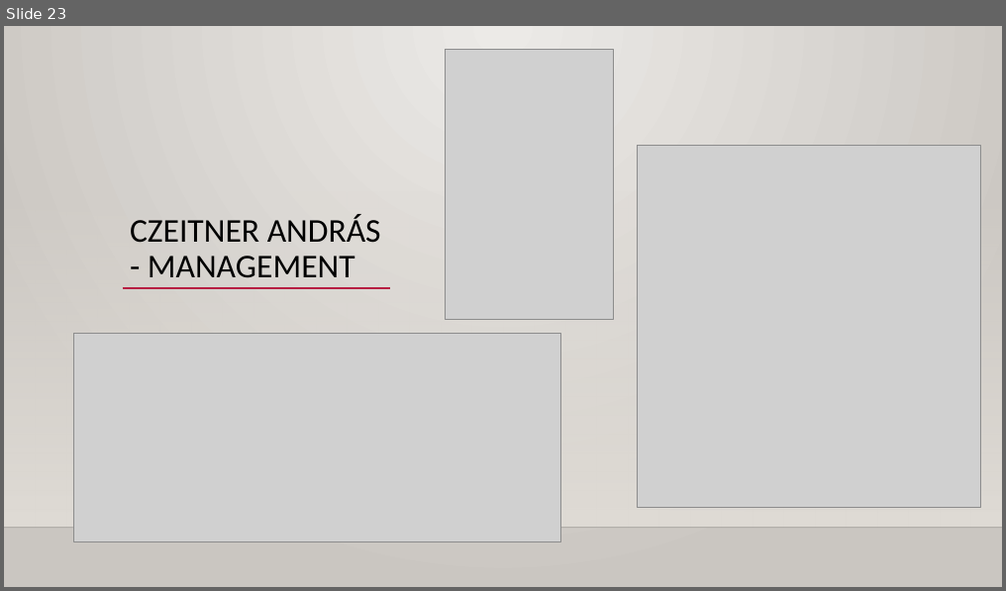
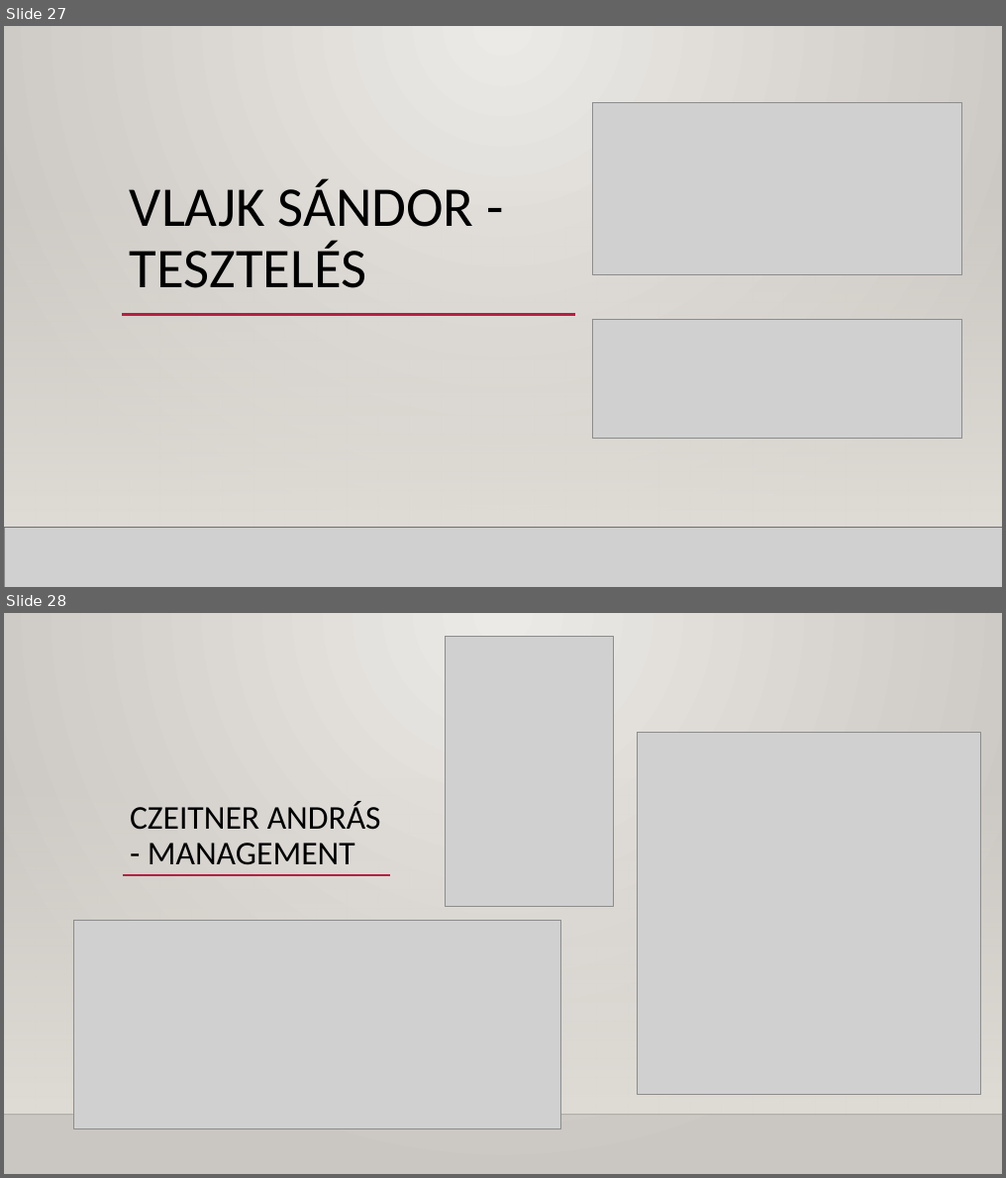
Before and after one commit to Dlevy004/kanban-webapp, a slide deck: Kanban webapp - Buborék együttes.pptx. Shown one above the other, each under a label of ours: slide 23 before the commit, slides 27 and 28 after it. The pictures are 1006x591 and 1006x1178 pixels, drawn with LibreOffice and Linux fonts; fonts in the diff are those of the drawing; grey boxes stand for pictures; background and template pictures are left out. Boxes give left, top, right and bottom in pixels: in the first picture for what was removed or moved away, otherwise in the second. Text is boxed around its words. In the diff, an @@ line names an element or a change of style, - is before the commit and + after.

```diff
--- a/Kanban webapp - Buborék együttes.pptx
+++ b/Kanban webapp - Buborék együttes.pptx
@@ slide 27 added at (x1=4, y1=26, x2=1002, y2=587), background gradient #ECEAE7 to #CAC7C1; not listed: 2 template elements that a slide beside it also shows @@
@@ rectangle added at (x1=4, y1=26, x2=1002, y2=587), fill gradient #ECEAE7 to #CAC7C1 @@
@@ picture added at (x1=593, y1=102, x2=962, y2=275) @@
@@ rectangle added at (x1=4, y1=191, x2=1002, y2=528), fill gradient #DFDBD5 @@
@@ rectangle added at (x1=4, y1=191, x2=1002, y2=528), fill gradient #DFDBD5 @@
@@ line added from (123, 177) to (910, 177), #B71E42 2.5 pt @@
@@ title added at (x1=130, y1=179, x2=474, y2=288), 54 pt, text #000000 @@
+VLAJK SÁNDOR - TESZTELÉS
@@ line added from (122, 315) to (575, 315), #B71E42 2.5 pt @@
@@ line added from (202, 315) to (909, 315), #B71E42 2.5 pt @@
@@ picture added at (x1=593, y1=320, x2=962, y2=439) @@
@@ line added from (4, 528) to (1002, 528), #000001 1 pt @@
@@ picture added at (x1=4, y1=528, x2=1002, y2=587) @@
@@ line added from (4, 528) to (1002, 528), #000001 1 pt @@
@@ what was slide 23 is now slide 28 @@
```
Also in this commit, not shown: 4 other slides added.
